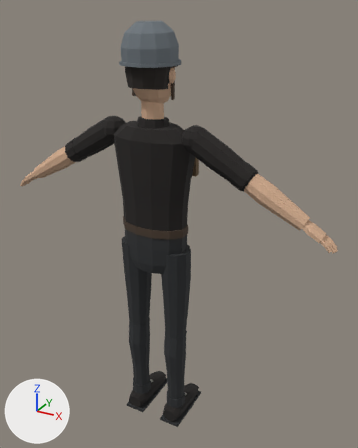
Two versions of the glTF model assets/models/characters/npc_guard.glb, one commit apart.
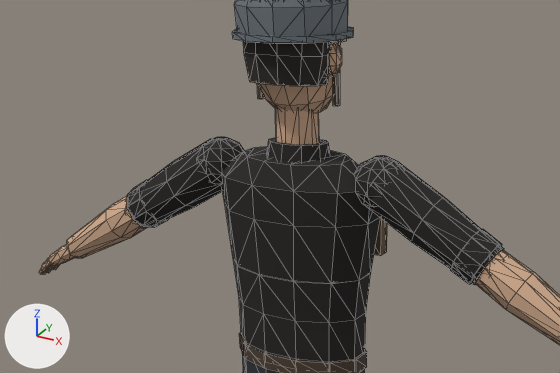
Old and new are each drawn whole from a 50 mm camera at (1.037, -1.67, 1.886) aimed at (0.059, 0.107, 0.997) and again close up on the part from 0% to 80% of the width and 10% to 53% of the height. The lights are fixed; the arrows at lower left show +X, +Y and +Z. The older version's two pictures come first. The close-ups show mesh edges as thin lines. Vertices at exactly the same position are counted once.

Script lines for the objects in view, before the commit:
```python
me_npc_guard = bpy.data.meshes.new('npc_guard')
me_npc_guard.from_pydata(...)  # 1774 vertices, 3272 faces; spans x -0.77..0.77, y -0.13..0.2, z 0.0..1.84
me_npc_guard.materials.append(mat_palette)  # picture img_palette
ob_npc_guard = bpy.data.objects.new('npc_guard', me_npc_guard)
ob_npc_guard.location = (0.0, 0.0, 0.0)
```
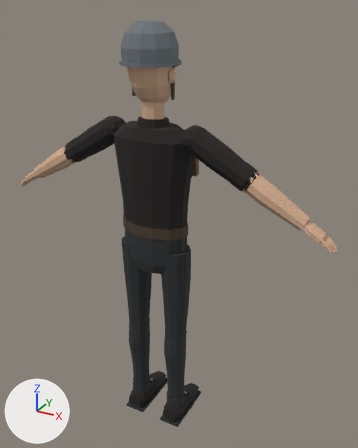
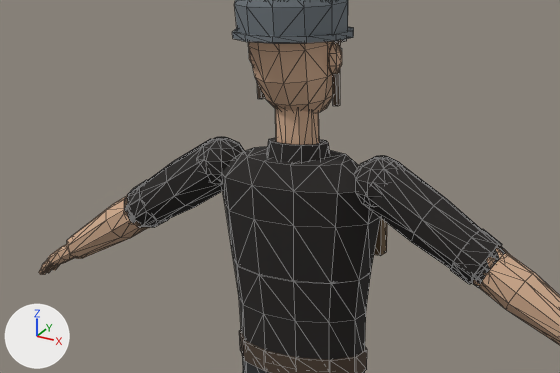
Where the change shows, as pixel boxes (x1, y1, x2, y2) in the close-ups (560 x 373 px; the box of a moved part takes in the faces that stretch with it):
part 1 of me_npc_guard, deleted: before (243, 41, 334, 86)
part 2 of me_npc_guard, moved or reshaped: before (45, 202, 504, 373); after (45, 197, 510, 373)

The change, as a diff of the scene's bpy script:
```diff
--- a/assets/models/characters/npc_guard.glb.py
+++ b/assets/models/characters/npc_guard.glb.py
@@ me_npc_guard @@
 # used by ob_npc_guard; location = (0.0, 0.0, 0.0)
-me_npc_guard.from_pydata(...)  # 1774 vertices, 3272 faces; spans x -0.77..0.77, y -0.13..0.2, z 0.0..1.84
+me_npc_guard.from_pydata(...)  # 1790 vertices, 3308 faces; spans x -0.77..0.77, y -0.13..0.2, z 0.0..1.84
+# me_npc_guard part 1: the loose piece of 36 vertices spanning x -0.09..0.09, y -0.1..0.06, z 1.6..1.72 is deleted
+# me_npc_guard part 2
+# 32 vertices are removed from x -0.46..0.46, y -0.05..0.09, z 0.08..1.81
+# 248 faces are deleted
+# 12 vertices in x -0.15..0.15, y -0.09..0.09, z 1.04 move by (0.0, 0.0, 0.01)
+# 6 vertices in x -0.09..0.09, y -0.03..0.07, z 1.71..1.75 move by (0.0, -0.01, -0.01)
+# 4 vertices in x -0.08..0.12, y 0.04..0.07, z 0.08..0.09 move by (0.0, -0.01, 0.01)
+# 3 vertices in x -0.07..0.07, y 0.02..0.06, z 1.75..1.81 move by (0.0, 0.0, -0.01)
+# 13 vertices move from x -0.73..0.09, y -0.03..0.1, z 1.1..1.81 to x -0.73..0.09, y -0.04..0.08, z 1.1..1.81
+# 84 vertices are added at x -0.47..0.47, y -0.06..0.08, z 0.09..1.81
+# 352 new faces join them
+# other edits to the shape of me_npc_guard do not show in these pictures
 me_npc_guard.materials.append(mat_palette)
```
